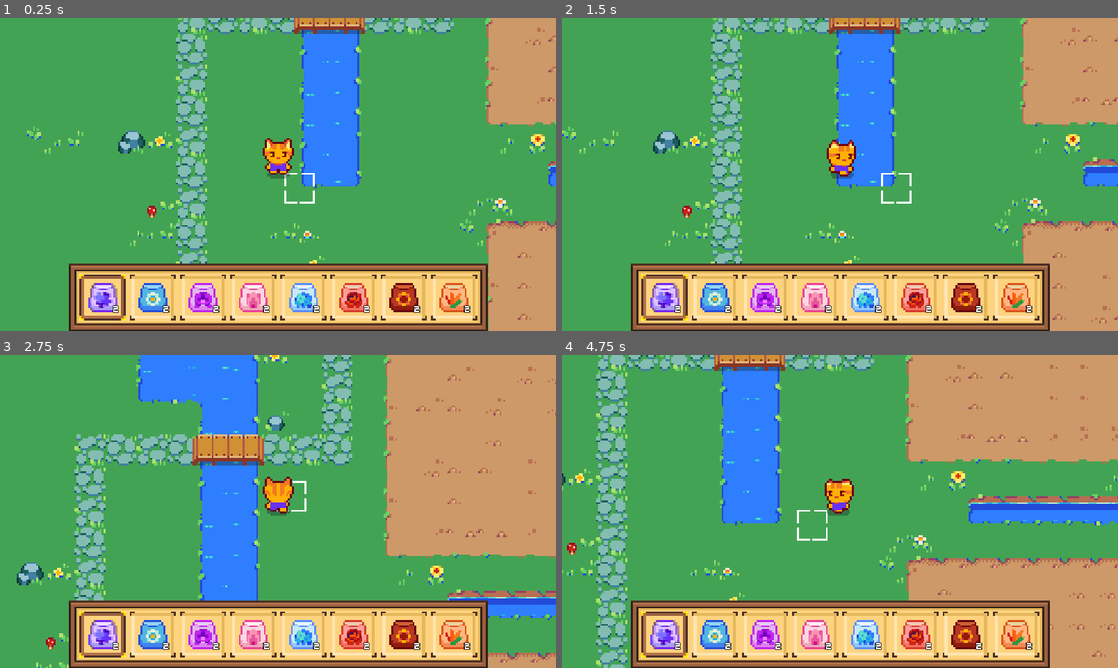
Above: before the commit, frames 1-4 (two rows, left to right).
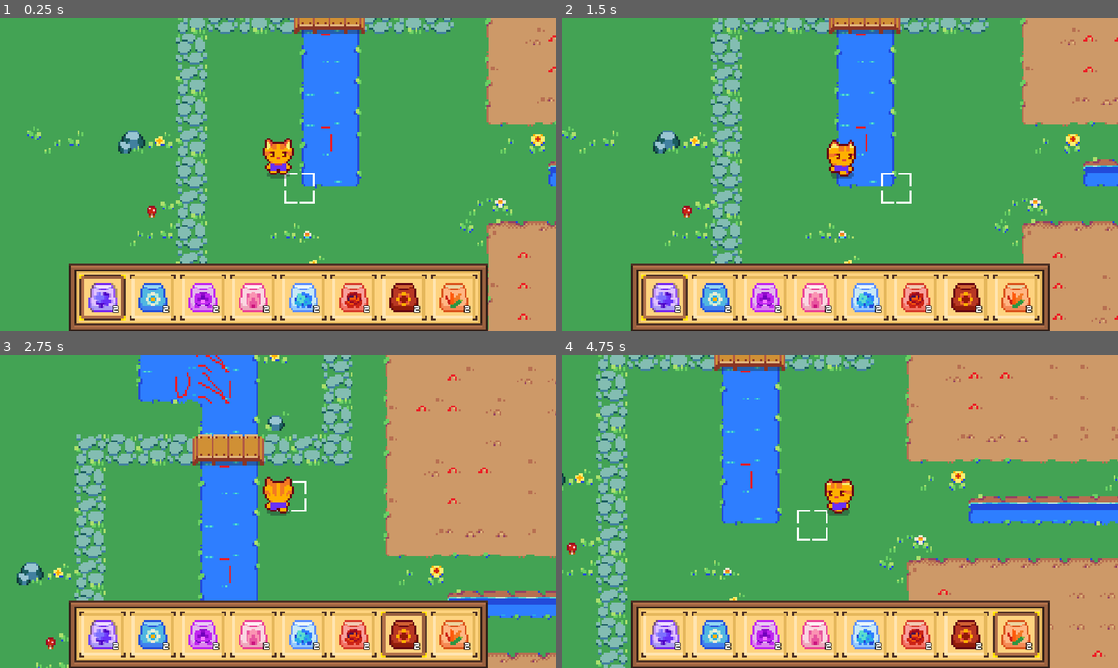
Above: after the commit, the same moments.

Repository: Signal-K/bumbling
Game: Godot game, scene res://main.tscn
Two runs of this game, one before a commit and one after it. Both use one fixed random seed, a clock stepped at 60 frames per second and the inputs below.
Inputs (mouse positions are in pixels of both pictures, inside the frame that each line leads up to):
- Up to frame 1 (0.25 s): no input
- Up to frame 2 (1.5 s): click (662, 296) at 0.52 s; tap Enter at 1.25 s; hold D (move_right) from 1.28 s (still down); tap 1 at 1.35 s
- Up to frame 3 (2.75 s): tap 8 at 1.55, 2.1 s; release D (move_right) at 2.03 s; hold W (back) from 2.03 s (still down); tap Q at 2.3 s
- Up to frame 4 (4.75 s): release W (back) at 2.78 s; hold D (move_right) 2.78-3.53 s; tap Q at 2.85 s; tap E at 3.05, 3.6 s; hold Down (forward) 3.53-4.28 s; tap 1 at 3.8 s; hold Left (move_left) from 4.28 s (still down); tap Space (plantSeed) at 4.35 s; tap 8 at 4.55 s

The runs differ from the first frame. In frame 1, 0.1% of the frame differs, in the area x 57-100%, y 5-97%; in frame 2, 0.1%; in frame 3, 1.2%, in the area x 14-88%, y 0-97%; in frame 4, 1.0%.

Commit message:
🌎🍪 ⤖ [2lqie4 hh1yl1]: Seed planting capacity documentation beginning

Diff:
--- /dev/null
+++ b/Scenes/UI/hud.gd
@@ -0,0 +1,7 @@
+extends CanvasLayer
+
+func setup_inventory() -> void:
+	$Inventory.initialize()
+
+func inventory_is_slot_empty(seed) -> void:
+	$Inventory.is_slot_empty(seed)
--- /dev/null
+++ b/Scenes/UI/hud.tscn
@@ -0,0 +1,20 @@
+[gd_scene load_steps=3 format=3 uid="uid://c8sqphvguvmsa"]
+
+[ext_resource type="Script" path="res://Scenes/UI/hud.gd" id="1_5055i"]
+[ext_resource type="PackedScene" uid="uid://3nj43ri7ysd1" path="res://Scenes/UI/inventory.tscn" id="1_u5af5"]
+
+[node name="HUD" type="CanvasLayer"]
+script = ExtResource("1_5055i")
+
+[node name="Inventory" parent="." instance=ExtResource("1_u5af5")]
+anchors_preset = 7
+anchor_left = 0.5
+anchor_top = 1.0
+anchor_right = 0.5
+anchor_bottom = 1.0
+offset_left = -21.0
+offset_top = -42.0
+offset_right = 21.0
+offset_bottom = 0.0
+grow_horizontal = 2
+grow_vertical = 0
--- a/Scenes/UI/inventory.gd
+++ b/Scenes/UI/inventory.gd
@@ -5,6 +5,8 @@
 
 @onready var selector_texture = $MarginContainer/SelectorTexture
 @onready var grid_container = $MarginContainer/GridContainer
+
+var current_slot_index: int = 0
 
 func _ready():
 	if seedResource == null:
@@ -14,22 +16,52 @@
 	grid_container.columns = seedResource.get_size()
 	add_new_slot(seedResource.get_seed_list())
 
+func _input(event):
+	# Handle number key selection (1-8)
+	if event is InputEventKey and event.pressed and not event.echo:
+		var slot_count = grid_container.get_child_count()
+		if event.keycode >= KEY_1 and event.keycode <= KEY_8:
+			var slot_num = event.keycode - KEY_1
+			if slot_num < slot_count:
+				select_slot(slot_num)
+		# Handle Q/E keys for navigation (Q = previous, E = next)
+		elif event.keycode == KEY_Q:
+			select_slot(max(0, current_slot_index - 1))
+		elif event.keycode == KEY_E:
+			select_slot(min(slot_count - 1, current_slot_index + 1))
+
 func add_new_slot(seedArray: Array[SeedData]) -> void:
 	for child in seedArray:
 		instance_slot(child)
 
-	var firstSlot = grid_container.get_child(0)
-	Global.emit_signal("seed_changed", firstSlot.seedDataResource)
-	change_selected_slot(firstSlot.position)
+	# Select first slot by default
+	if grid_container.get_child_count() > 0:
+		select_slot(0)
 
-func _on_slot_selected(value) -> void:
-	change_selected_slot(value)
+func _on_slot_selected(slot_index: int) -> void:
+	select_slot(slot_index)
+
+func select_slot(slot_index: int) -> void:
+	current_slot_index = slot_index
+	var slot = grid_container.get_child(slot_index)
+	change_selected_slot(slot.position)
+	Global.emit_signal("seed_changed", slot.seedDataResource)
 
 func change_selected_slot(slot_pos) -> void:
-	selector_texture.position.x = slot_pos.x + $MarginContainer.get_theme_constant("margin-left")
+	var margin_left = $MarginContainer.get_theme_constant("margin_left")
+	var margin_top = $MarginContainer.get_theme_constant("margin_top")
+	selector_texture.position.x = slot_pos.x + margin_left
+	selector_texture.position.y = slot_pos.y + margin_top
 
 func instance_slot(seedData: SeedData) -> void:
 	var slot = slotScene.instantiate()
 	grid_container.add_child(slot)
+	var slot_index = grid_container.get_child_count() - 1
+	slot.slot_index = slot_index
 	slot.connect("slot_selected", _on_slot_selected)
 	slot.setup(seedData)
+
+func is_slot_empty(seedData: SeedData) -> void:
+	for child in grid_container.get_children():
+		if child.seedDataResource == seedData:
+			child.play_slot_item_empty()
--- /dev/null
+++ b/Scenes/UI/seed_extractor.gd
@@ -0,0 +1,26 @@
+extends HBoxContainer
+
+@export var plantItem: PlantData
+@export var seedItem: SeedData
+
+func initialize(plant: PlantData, seedData: SeedData) -> void:
+	plantItem = plant
+	seedItem = seedData
+	update_item_containers()
+
+func update_item_containers() -> void:
+	update_ui($plantInfo1, plantItem.texture, plantItem.quantity)
+	update_ui($plantInfo2, seedItem.get_texture(), seedItem.get_quantity())
+
+func update_ui(node: Node, item_texture, item_quantity) -> void:
+	node.set_item_info(item_texture, item_quantity)
+
+
+func _on_texture_button_button_down():
+	if plantItem != null and seedItem != null:
+		if plantItem.quantity > 0:
+			seedItem.add_quantity(plantItem.quantity)
+			plantItem.quantity = 0
+			update_item_containers()
+		else:
+			$PlantInfo1.play_flash_animation()
--- /dev/null
+++ b/Scenes/UI/seed_extractor.tscn
@@ -0,0 +1,46 @@
+[gd_scene load_steps=5 format=3 uid="uid://bbcaqssxca12s"]
+
+[ext_resource type="PackedScene" uid="uid://vehyc370mm2b" path="res://Scenes/UI/item_info.tscn" id="1_1gjb3"]
+[ext_resource type="Script" path="res://Scenes/UI/seed_extractor.gd" id="1_2guoa"]
+[ext_resource type="Texture2D" uid="uid://bwd0kokk6lp16" path="res://assets/others/arrowRight.png" id="2_clqg0"]
+[ext_resource type="Texture2D" uid="uid://cf4jujec4k7te" path="res://assets/others/button_normal.png" id="3_hteg1"]
+
+[node name="SeedExtractor" type="HBoxContainer"]
+offset_right = 247.0
+offset_bottom = 48.0
+script = ExtResource("1_2guoa")
+
+[node name="PlantInfo1" parent="." instance=ExtResource("1_1gjb3")]
+layout_mode = 2
+stretch_mode = 4
+
+[node name="TextureRect" type="TextureRect" parent="."]
+layout_mode = 2
+texture = ExtResource("2_clqg0")
+expand_mode = 3
+stretch_mode = 4
+
+[node name="PlantInfo2" parent="." instance=ExtResource("1_1gjb3")]
+layout_mode = 2
+stretch_mode = 4
+
+[node name="TextureButton" type="TextureButton" parent="."]
+layout_mode = 2
+texture_normal = ExtResource("3_hteg1")
+ignore_texture_size = true
+stretch_mode = 5
+
+[node name="Label" type="Label" parent="TextureButton"]
+layout_mode = 1
+anchors_preset = 4
+anchor_top = 0.5
+anchor_bottom = 0.5
+offset_top = -9.0
+offset_right = 40.0
+offset_bottom = 9.0
+grow_vertical = 2
+text = "Claim"
+horizontal_alignment = 1
+vertical_alignment = 1
+
+[connection signal="button_down" from="TextureButton" to="." method="_on_texture_button_button_down"]
--- a/Scenes/UI/slot_container.gd
+++ b/Scenes/UI/slot_container.gd
@@ -1,10 +1,11 @@
 extends PanelContainer
 
-signal slot_selected(slot_pos)
+signal slot_selected(slot_index)
 
 @onready var itemInfo = $ItemInfo
 
 var seedDataResource: SeedData
+var slot_index: int = 0
 
 func setup(value):
 	seedDataResource = value
@@ -12,11 +13,13 @@
 	itemInfo.set_item_info(seedDataResource.get_texture(), seedDataResource.get_quantity())
 
 func _on_texture_button_button_down():
-	if seedDataResource.seed_left(): Global.emit_signal("seed_changed", seedDataResource)
-	emit_signal("slot_selected", position)
+	emit_signal("slot_selected", slot_index)
 
 func update_quantity() -> void:
 	itemInfo.set_label(seedDataResource.get_quantity())
 
 func _on_quantity_changed(new_quantity) -> void:
 	itemInfo.set_label(new_quantity)
+
+func play_slot_item_empty() -> void:
+	$ItemInfo.play_flash_animation()
--- a/Scripts/item_info.gd
+++ b/Scripts/item_info.gd
@@ -8,4 +8,4 @@
 	$MarginContainer/TextureRect/Label.text = str(value)
 
 func play_flash_animation() -> void:
-	$AnimationPlayer.play("flash")
+	$AnimationPlayer.play("Flash")
--- a/Scripts/main.gd
+++ b/Scripts/main.gd
@@ -41,7 +41,11 @@
 	# Check if the tile has the "garden" custom data set to true
 	if tile.get_custom_data("garden"):
 		if not plantedFlowers.has(cellLocalCoord):
-			plant_seed(cellLocalCoord)
+			if currentSeed.seed_left():
+				currentSeed.subtract_quantity()
+				plant_seed(cellLocalCoord)
+			else:
+				$HUD.inventory_is_slot_empty(currentSeed)
 		elif is_harvestable(cellLocalCoord):
 			harvest_plant(cellLocalCoord)
 
@@ -57,7 +61,6 @@
 
 func plant_seed(coord) -> void:
 	var plant = currentSeed.plantScene.instantiate()
-	add_child(plant)
 
 	plantedFlowers[coord] = plant
 	get_node("World/Flower").add_child(plant)
--- a/main.tscn
+++ b/main.tscn
@@ -4,7 +4,7 @@
 [ext_resource type="PackedScene" uid="uid://q2ogejruuewn" path="res://Scenes/player.tscn" id="2_kqqk0"]
 [ext_resource type="Script" path="res://Scripts/main.gd" id="2_qmyyx"]
 [ext_resource type="Texture2D" uid="uid://ci7myo8146kwa" path="res://assets/others/grid_selector.png" id="3_3tomv"]
-[ext_resource type="PackedScene" uid="uid://3nj43ri7ysd1" path="res://Scenes/UI/inventory.tscn" id="5_t8q2g"]
+[ext_resource type="PackedScene" uid="uid://c8sqphvguvmsa" path="res://Scenes/UI/hud.tscn" id="5_xv80o"]
 
 [sub_resource type="TileMapPattern" id="TileMapPattern_oqrau"]
 tile_data = PackedInt32Array(0, 1048576, 1, 65536, 983040, 1, 131072, 1048576, 1, 196608, 983040, 1, 262144, 1048576, 1, 327680, 983040, 1, 393216, 1048576, 1, 458752, 983040, 1, 524288, 1048576, 1, 589824, 983040, 1)
@@ -511,17 +511,4 @@
 limit_smoothed = true
 rotation_smoothing_enabled = true
 
-[node name="CanvasLayer" type="CanvasLayer" parent="."]
-
-[node name="Inventory" parent="CanvasLayer" instance=ExtResource("5_t8q2g")]
-anchors_preset = 7
-anchor_left = 0.5
-anchor_top = 1.0
-anchor_right = 0.5
-anchor_bottom = 1.0
-offset_left = -21.0
-offset_top = -42.0
-offset_right = 21.0
-offset_bottom = 0.0
-grow_horizontal = 2
-grow_vertical = 0
+[node name="HUD" parent="." instance=ExtResource("5_xv80o")]
Not shown, added: assets/TileSheet/Pixil Frame 0.png.import
Binary file changed: assets/TileSheet/tileset.png
Binary file added: assets/TileSheet/tileset_import.png
Not shown, added: assets/TileSheet/tileset_import.png.import
Not shown, added: TILESET_GUIDE.md
